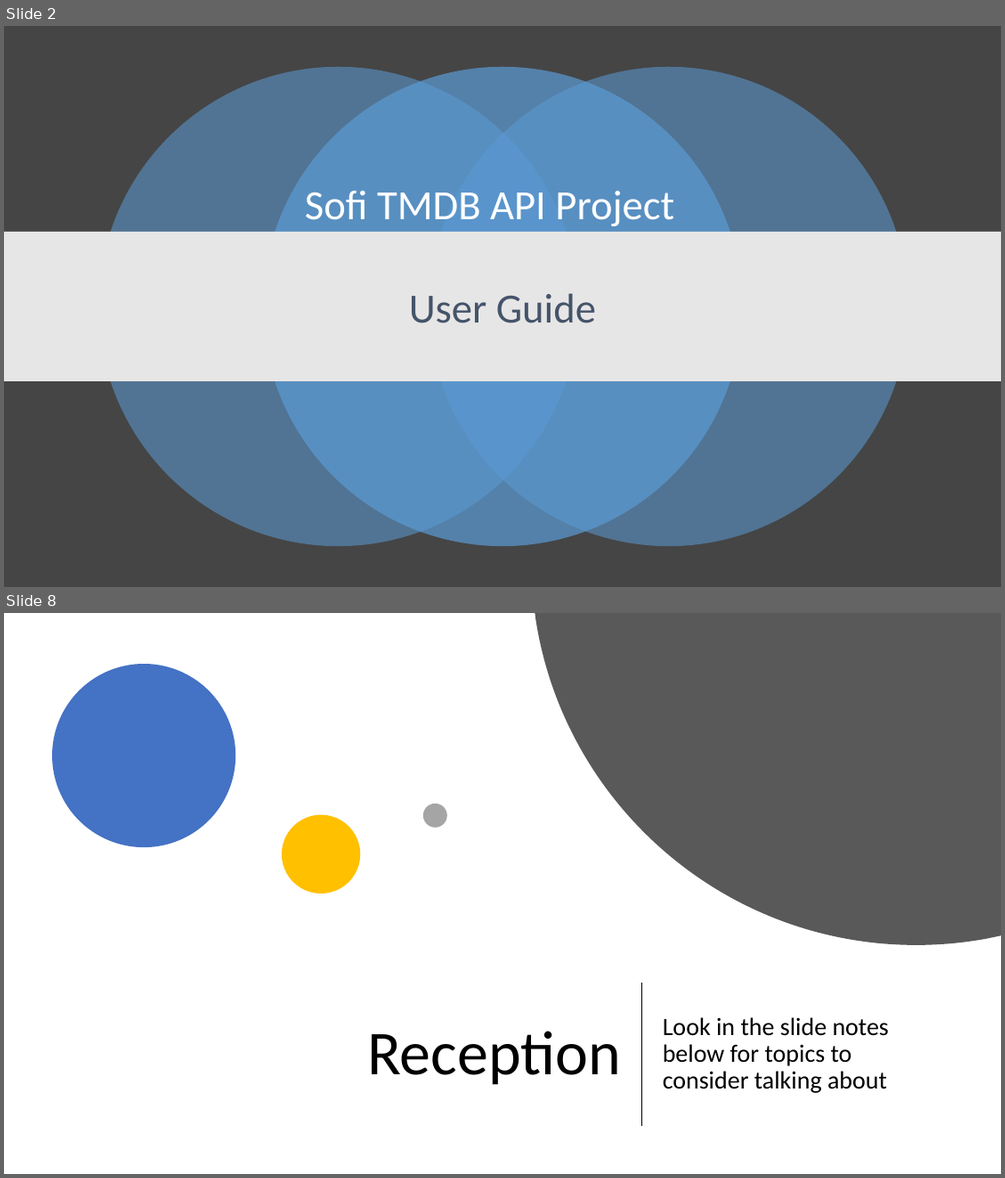
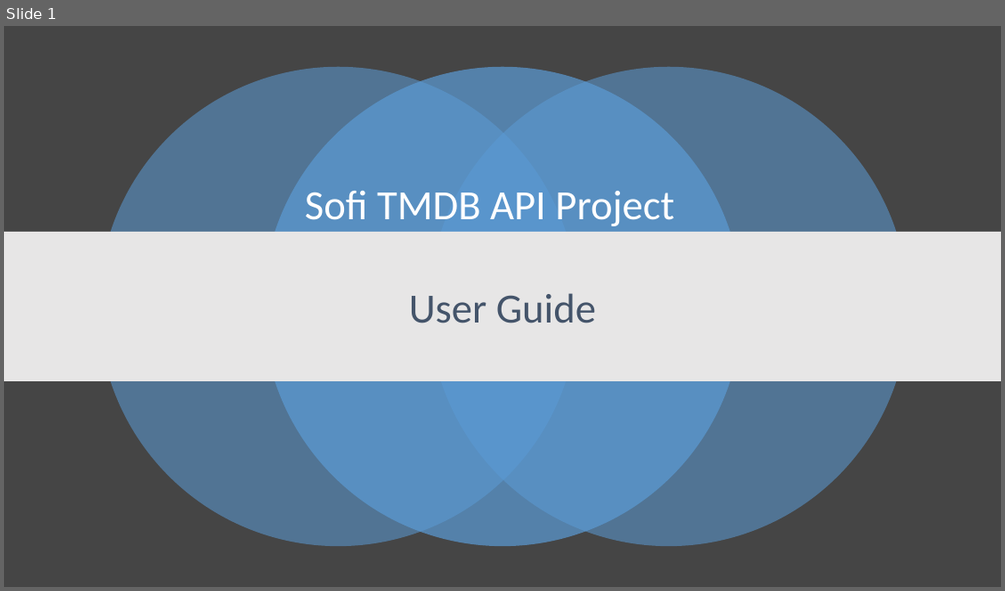
Before and after one commit to arpans2112/SoFi_TMDB_API_Project, a slide deck: SoFi TMDB Api Project User Guide.pptx. Shown one above the other, each under a label of ours: slides 2 and 8 before the commit, slide 1 after it; the slides between them are not shown. The pictures are 1005x1178 and 1005x591 pixels, drawn with LibreOffice and Linux fonts; fonts in the diff are those of the drawing. Boxes give left, top, right and bottom in pixels: in the first picture for what was removed or moved away, otherwise in the second. Text is boxed around its words. In the diff, an @@ line names an element or a change of style, - is before the commit and + after.

```diff
--- a/SoFi TMDB Api Project User Guide.pptx
+++ b/SoFi TMDB Api Project User Guide.pptx
@@ slide 8 removed at bbox=[4, 613, 1001, 1174], background #FFFFFF @@
@@ freeform shape removed at bbox=[535, 613, 1001, 945] @@
@@ ellipse removed at bbox=[52, 664, 235, 847] @@
@@ ellipse removed at bbox=[282, 815, 360, 893] @@
@@ ellipse removed at bbox=[423, 803, 447, 827] @@
@@ line removed from (642, 983) to (642, 1126) @@
@@ title removed at bbox=[367, 1030, 621, 1085] @@
-Reception
@@ text removed at bbox=[663, 1017, 889, 1093] @@
-Look in the slide notes below for topics to consider talking about
@@ what was slide 2 is now slide 1 @@
```
Also in this commit, not shown: 1 slide changed, 2 slides added, 6 other slides removed.
